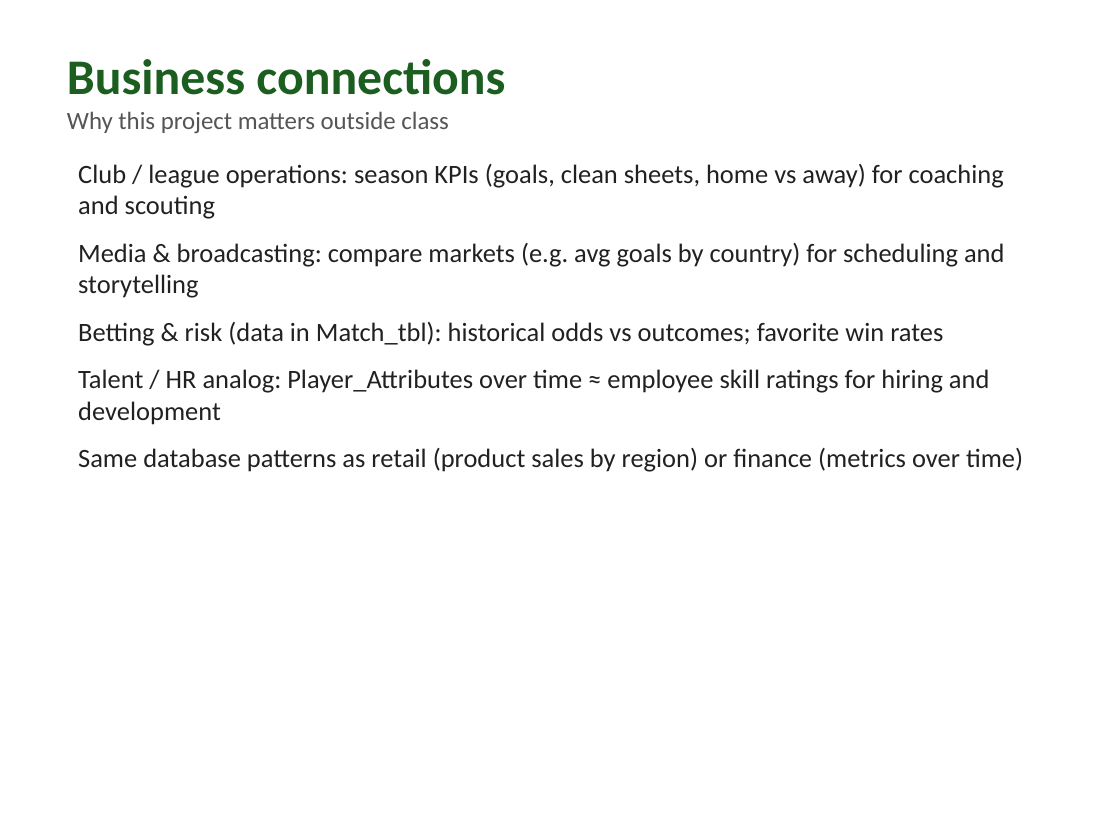
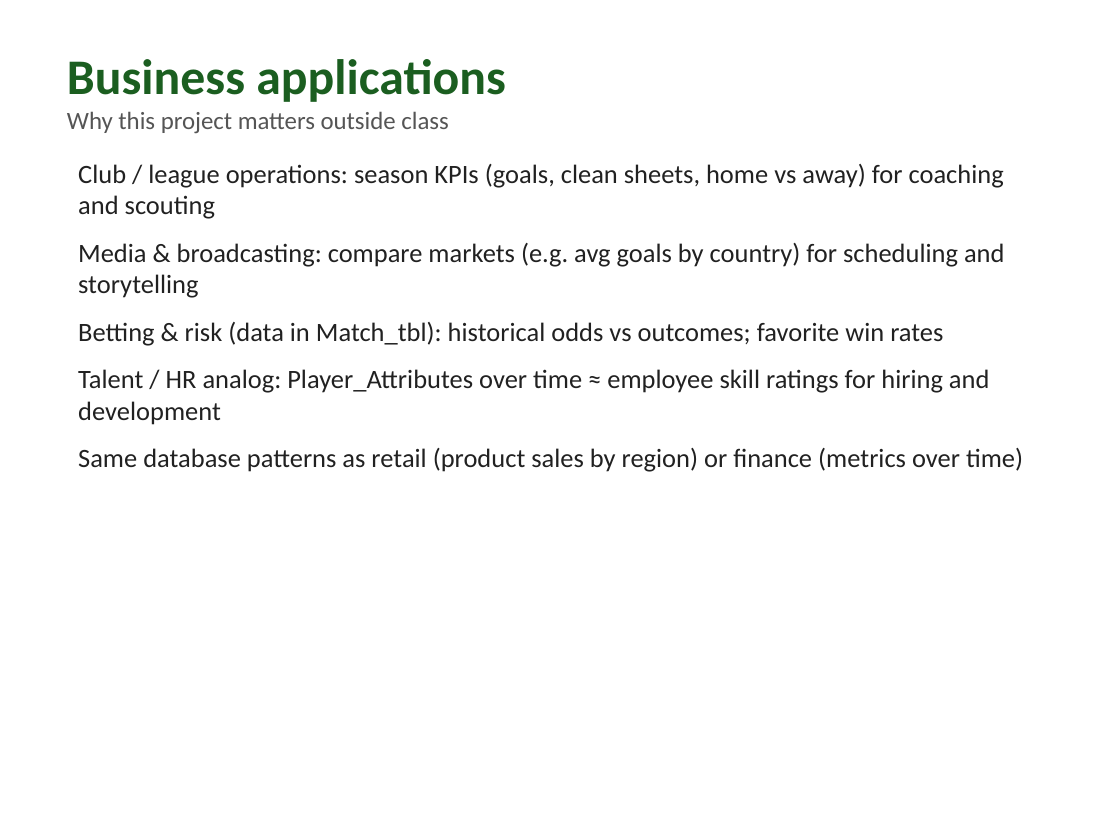
Before and after one commit to emmarthur/database-arthur-emmanart, a slide deck: slide 12 of FinalProject/Deliverable4_Presentation-emmanart.pptx (slide 4 before the commit). Drawn at 1120x840 pixels with LibreOffice and Linux fonts; fonts in the diff are those of the drawing. Boxes give left, top, right and bottom in pixels: in the first picture for what was removed or moved away, otherwise in the second. Text is boxed around its words. In the diff, an @@ line names an element or a change of style, - is before the commit and + after.

```diff
--- a/FinalProject/Deliverable4_Presentation-emmanart.pptx
+++ b/FinalProject/Deliverable4_Presentation-emmanart.pptx
@@ text at [67,59,506,102]: text changed @@
-Business connections
+Business applications
```
Also in this commit, not shown: 2 other files.
